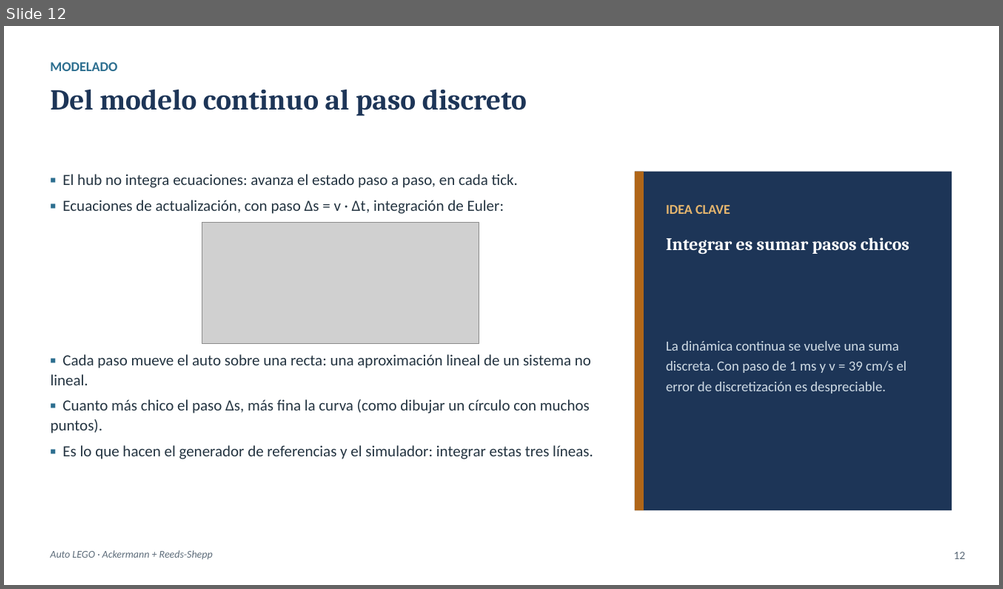
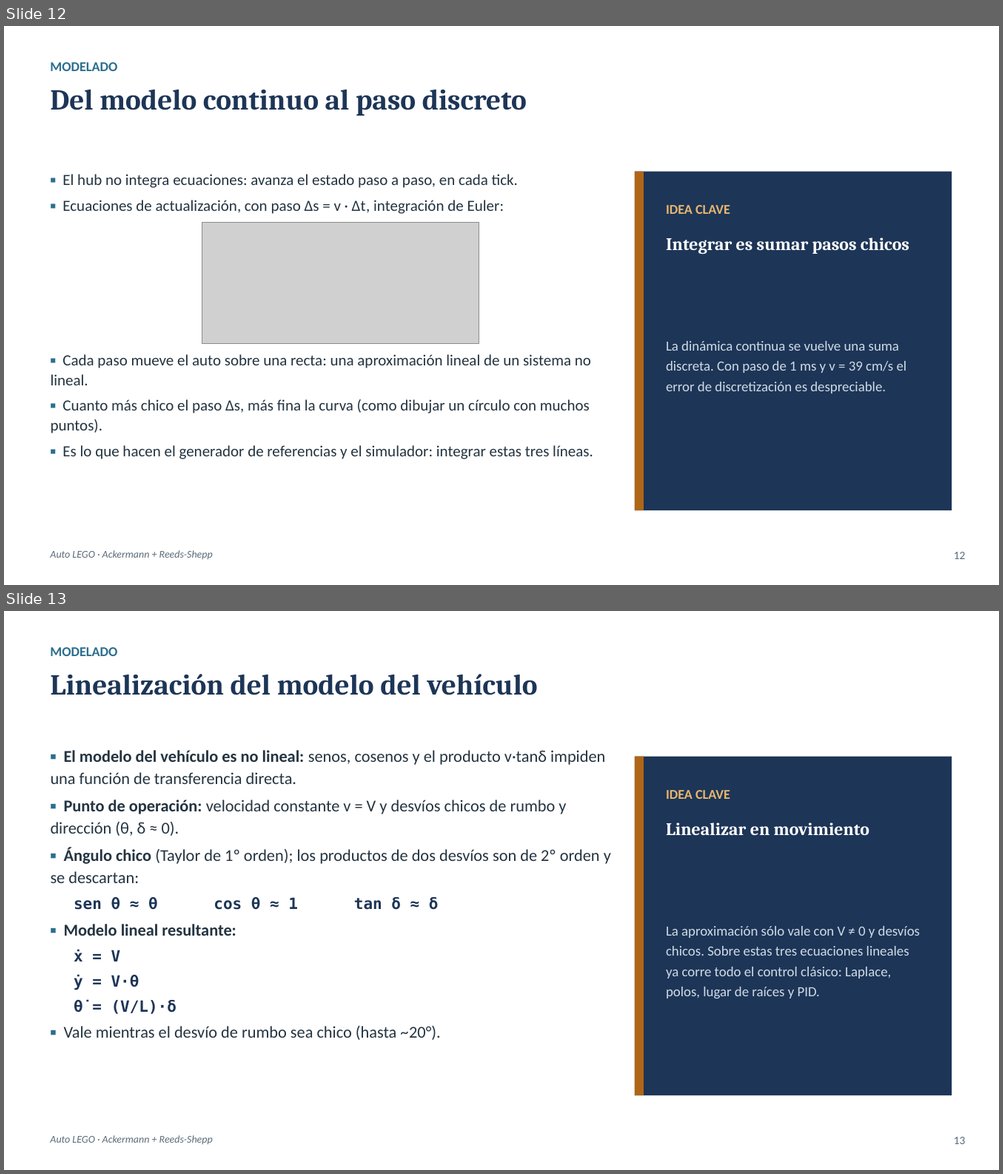
Before and after one commit to universidadpedroni/Lego_Reed_Shepp, a slide deck: presentacion/Robot_Movil_Ackermann_Modelo_Trayectoria_Control.pptx. Shown one above the other, each under a label of ours: slide 12 before the commit, slides 12 and 13 after it. The pictures are 1003x589 and 1003x1174 pixels, drawn with LibreOffice and Linux fonts; fonts in the diff are those of the drawing; grey boxes stand for pictures. Boxes give left, top, right and bottom in pixels: in the first picture for what was removed or moved away, otherwise in the second. Text is boxed around its words. In the diff, an @@ line names an element or a change of style, - is before the commit and + after.

Commit message:
Add sliding mode controllers (SMC) for LEGO auto in smc_control.py
- Implemented LateralSMC class for lateral control using sliding mode techniques.
- Implemented SpeedSMC class for traction control, managing speed and position.
- Included mathematical functions for saturation and angle wrapping.
- Provided detailed docstrings for classes and methods to explain functionality and parameters.

```diff
--- a/presentacion/Robot_Movil_Ackermann_Modelo_Trayectoria_Control.pptx
+++ b/presentacion/Robot_Movil_Ackermann_Modelo_Trayectoria_Control.pptx
@@ slide 13 added at [4,611,999,1170], background #FFFFFF @@
@@ text added at [50,647,117,656], 13 pt, text #2C6E8F, bold @@
+MODELADO
@@ text added at [50,674,538,695], 28 pt, text #1D3557, bold @@
+Linealización del modelo del vehículo
@@ text added at [51,750,611,1040], 16 pt, text #243441 @@
+▪ El modelo del vehículo es no lineal: senos, cosenos y el producto v·tanδ impiden una función de transferencia directa.
+▪ Punto de operación: velocidad constante v = V y desvíos chicos de rumbo y dirección (θ, δ ≈ 0).
+▪ Ángulo chico (Taylor de 1º orden); los productos de dos desvíos son de 2º orden y se descartan:
+sen θ ≈ θ cos θ ≈ 1 tan δ ≈ δ
+▪ Modelo lineal resultante:
+ẋ = V
+ẏ = V·θ
+θ̇ = (V/L)·δ
+▪ Vale mientras el desvío de rumbo sea chico (hasta ~20°).
@@ rectangle added at [634,757,951,1096], fill #1D3557 @@
@@ rectangle added at [634,757,643,1096], fill #B06618 @@
@@ text added at [666,790,730,799], 13 pt, text #E6B66E, bold @@
+IDEA CLAVE
@@ text added at [666,823,869,835], 17 pt, text #FFFFFF, bold @@
+Linealizar en movimiento
@@ text added at [666,926,919,999], 13.5 pt, text #CFDBE5 @@
+La aproximación sólo vale con V ≠ 0 y desvíos chicos. Sobre estas tres ecuaciones lineales ya corre todo el control clásico: Laplace, polos, lugar de raíces y PID.
@@ text added at [50,1136,213,1145], 10 pt, text #5C6B79, italic @@
+Auto LEGO · Ackermann + Reeds-Shepp
@@ text added at [953,1137,965,1145], 11 pt, text #5C6B79 @@
+13
```
Also in this commit, not shown: 18 slides changed, 1 other slide added, 22 other files.
